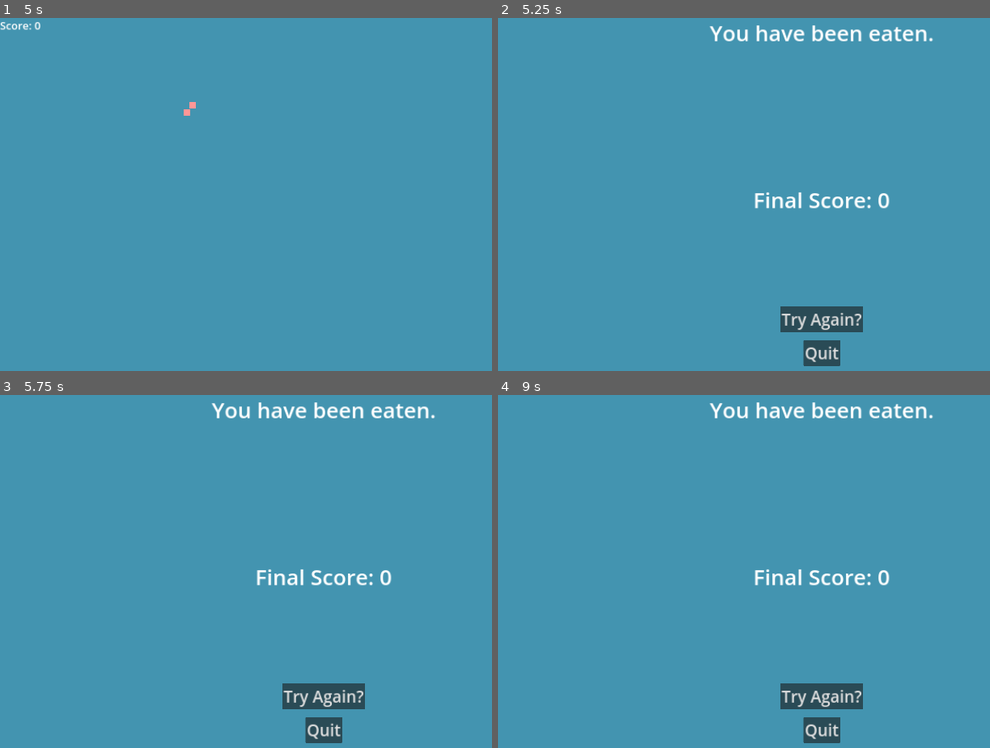
Above: before the commit, frames 1-4 (two rows, left to right).
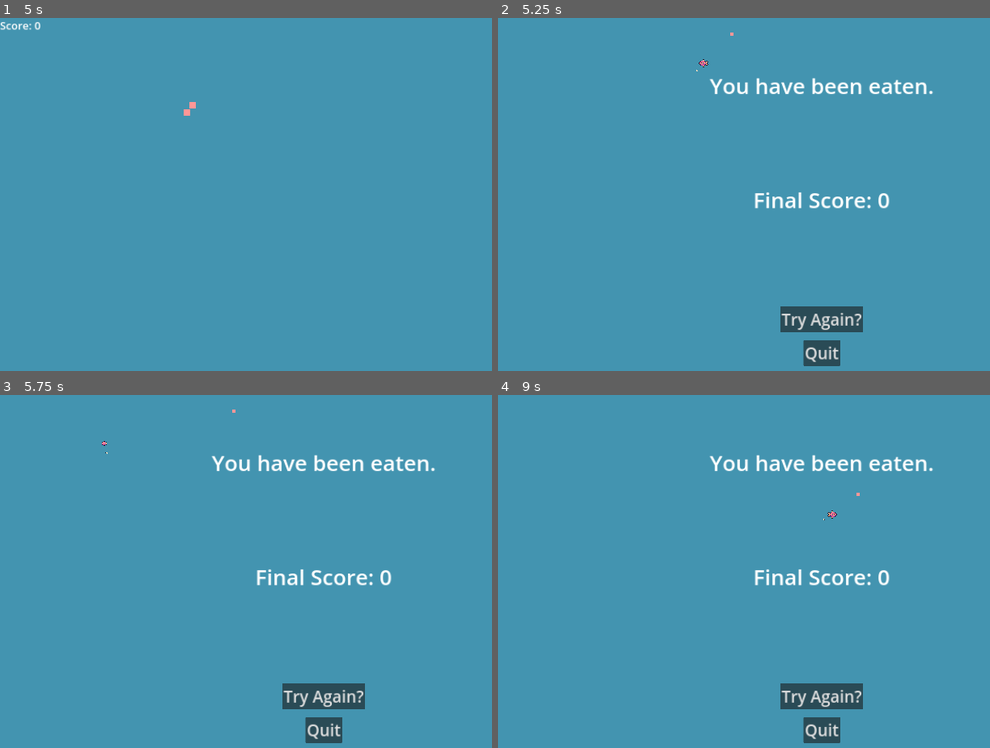
Above: after the commit, the same moments.

Repository: TheCursedMerchant/qdm_gameJam2024
Game: Godot game, scene res://menu.tscn
The game is run twice, just before and just after one commit, with the same random seed, the same clock (stepped at 60 frames per second) and the same inputs.
Inputs (mouse positions are in pixels of both pictures, inside the frame that each line leads up to):
- Up to frame 1 (5 s): click "Play" at 0.5 s; tap Enter at 1.25 s; move the mouse to (467, 180) at 1.27 s; press the mouse at (467, 180) at 1.28 s; hold Right (ui_right) 1.28-2.03 s; move the mouse to (191, 219) at 2.02 s; release the mouse at (191, 219) at 2.03 s; hold Down (ui_down) 2.03-2.78 s; click (191, 219) at 2.1 s; tap Space at 2.75 s; move the mouse to (388, 120) at 2.77 s; press the mouse at (388, 120) at 2.78 s; hold Right (ui_right) 2.78-3.53 s; move the mouse to (290, 272) at 3.52 s; release the mouse at (290, 272) at 3.53 s; hold Up (ui_up) 3.53-4.28 s; click (290, 272) at 3.6 s; move the mouse to (outside the picture) at 4.27 s; press the mouse at (outside the picture) at 4.28 s; hold Left (ui_left) from 4.28 s (still down)
- Up to frame 2 (5.25 s): keep holding Left (ui_left); tap Enter at 5 s; move the mouse to (625, 145) at 5.02 s; release the mouse at (625, 145) at 5.03 s; click (625, 145) at 5.1 s
- Up to frame 3 (5.75 s): keep holding Left (ui_left)
- Up to frame 4 (9 s): release Left (ui_left) at 5.75 s; click "Try Again?" at 5.75 s; tap Space at 6.5 s; move the mouse to (852, 575) at 6.52 s; press the mouse at (852, 575) at 6.53 s; hold Down (ui_down) 6.53-7.28 s; move the mouse to (724, 486) at 7.27 s; release the mouse at (724, 486) at 7.28 s; hold Right (ui_right) 7.28-8.03 s; click (724, 486) at 7.35 s; move the mouse to (965, 557) at 8.02 s; press the mouse at (965, 557) at 8.03 s; hold Up (ui_up) 8.03-8.78 s; move the mouse to (689, 596) at 8.77 s; release the mouse at (689, 596) at 8.78 s; hold Right (ui_right) from 8.78 s (still down); click (689, 596) at 8.85 s

Frame 1 is identical in both runs. In frame 2, 1.8% of the frame differs, in the area x 40-89%, y 2-22%; in frame 3, 1.8%; in frame 4, 1.8%, in the area x 42-89%, y 2-36%.

Commit message:
Visibility change for scoreboard and deathscreen on death.

Diff:
--- a/gamejam2024/scenes/death.tscn
+++ b/gamejam2024/scenes/death.tscn
@@ -17,8 +17,9 @@
 anchor_left = 0.5
 anchor_right = 0.5
 offset_left = -138.0
+offset_top = 157.0
 offset_right = 138.0
-offset_bottom = 88.0
+offset_bottom = 245.0
 grow_horizontal = 2
 theme_override_font_sizes/font_size = 64
 text = "You Died"
--- a/gamejam2024/scripts/GUI/death_screen.gd
+++ b/gamejam2024/scripts/GUI/death_screen.gd
@@ -1,13 +1,19 @@
 extends Control
 
-func _ready():
-	for e in get_tree().get_nodes_in_group('Food'):
-		e.deactivate()
-	display_death()
+@onready var messages = $Message
+@onready var final_score = $Final_Score
+
+func _ready() -> void:
+	self.visible = false
 
 func display_death():
-	$Message.text = 'You have been eaten.'
-	$Final_Score.text = "Final Score: " + str(System.score)
+	get_tree().call_group('Food', 'deactivate')
+	get_tree().call_group('Enemy', 'deactivate')
+	#for e in get_tree().get_nodes_in_group('Food'):
+		#e.deactivate()
+	self.visible = true
+	messages.text = 'You have been eaten.'
+	final_score.text = "Final Score: " + str(System.score)
 
 func _on_restart_pressed() -> void:
 	System.score = 0
--- a/gamejam2024/scripts/GUI/scoreboard.gd
+++ b/gamejam2024/scripts/GUI/scoreboard.gd
@@ -1,8 +1,8 @@
-extends Node
+extends Control
 
 var fish_score = 0
 
-# Called when the node enters the scene tree for the first time.
+ #Called when the node enters the scene tree for the first time.
 func _ready() -> void:
 	$Label.text = "Score: " + str(fish_score)
 
--- a/gamejam2024/scripts/game.gd
+++ b/gamejam2024/scripts/game.gd
@@ -2,10 +2,14 @@
 
 @onready var player = $Player
 @onready var camera = $MainCamera
+@onready var scoreboard = $CanvasLayer/Scoreboard
+@onready var death_screen = $CanvasLayer/Death
 
 func _ready() -> void:
 	player.connect("charge", camera.updateZoom)
 	player.connect("charge_release", camera.resetZoom)
+	player.connect("death", func():scoreboard.hide())
+	player.connect("death", death_screen.display_death)
 
 func _process(delta) -> void :
 	if(Input.is_action_just_pressed("ui_cancel")) :
--- a/gamejam2024/scripts/player/player.gd
+++ b/gamejam2024/scripts/player/player.gd
@@ -32,6 +32,7 @@
 
 signal charge(zoomRate: Vector2)
 signal charge_release
+signal death
 
 func _physics_process(delta: float) -> void:
 	var h_direction := Input.get_axis("ui_left", "ui_right")
@@ -149,7 +150,8 @@
 	devolve()
 	if (evolveLevel < 0) :
 		print("Player Died!")
-		get_tree().call_deferred("change_scene_to_file", "res://scenes/death.tscn")
+		emit_signal("death")
+		#get_tree().call_deferred("change_scene_to_file", "res://scenes/death.tscn")
 
 func updateSizeScale(scale : float) :
 	var newScale := Vector2(scale, scale)
--- a/gamejam2024/test.tscn
+++ b/gamejam2024/test.tscn
@@ -7,6 +7,7 @@
 [ext_resource type="PackedScene" uid="uid://br0cvu74yhcoh" path="res://scenes/scoreboard.tscn" id="5_qsoqg"]
 [ext_resource type="Script" path="res://scripts/main_camera.gd" id="6_lk2y2"]
 [ext_resource type="AudioStream" uid="uid://djvogs81a54v0" path="res://assets/audio/background.wav" id="7_dmmww"]
+[ext_resource type="PackedScene" uid="uid://dckaow6kdj6h1" path="res://scenes/death.tscn" id="7_ib807"]
 
 [node name="Game" type="Node2D"]
 script = ExtResource("1_3yksk")
@@ -65,6 +66,8 @@
 
 [node name="Scoreboard" parent="CanvasLayer" instance=ExtResource("5_qsoqg")]
 
+[node name="Death" parent="CanvasLayer" instance=ExtResource("7_ib807")]
+
 [node name="AudioStreamPlayer2D" type="AudioStreamPlayer2D" parent="."]
 stream = ExtResource("7_dmmww")
 autoplay = true
Not shown: 1 places in gamejam2024/test.tscn that only renumber resources
